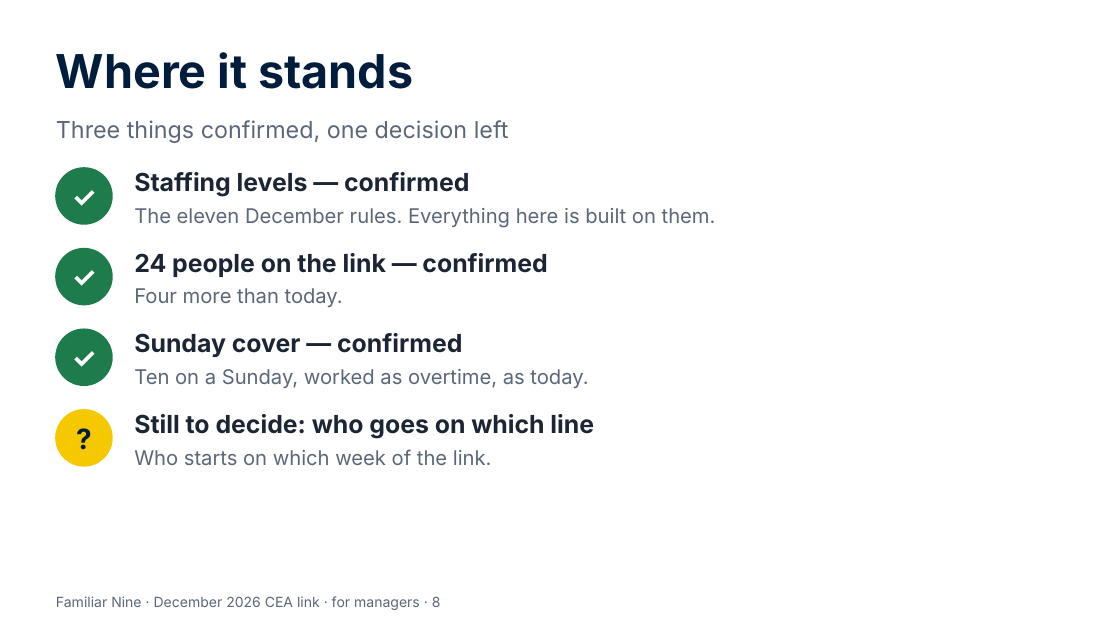
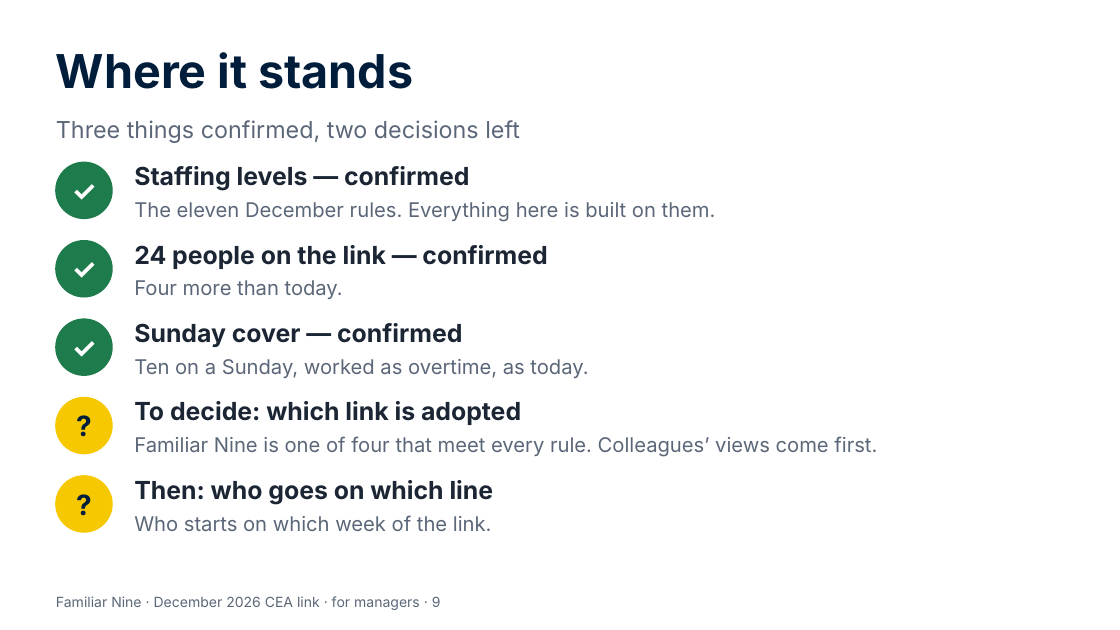
Before and after one commit to Garethdavidmiller/roster-app, a slide deck: slide 9 of docs/proposals/presentations/Familiar-Nine-for-managers.pptx (slide 8 before the commit). Drawn at 1120x630 pixels with LibreOffice and Linux fonts; fonts in the diff are those of the drawing. Boxes give left, top, right and bottom in pixels: in the first picture for what was removed or moved away, otherwise in the second. Text is boxed around its words. In the diff, an @@ line names an element or a change of style, - is before the commit and + after.

```diff
--- a/docs/proposals/presentations/Familiar-Nine-for-managers.pptx
+++ b/docs/proposals/presentations/Familiar-Nine-for-managers.pptx
@@ text at (x1=56, y1=120, x2=520, y2=143): text changed @@
-Three things confirmed, one decision left
+Three things confirmed, two decisions left
@@ 3 texts, 1 ellipse moved together from (x1=56, y1=168, x2=716, y2=228) to (x1=56, y1=162, x2=716, y2=222) @@
@@ 7 texts, 3 ellipses moved together from (x1=56, y1=249, x2=588, y2=466) to (x1=56, y1=241, x2=588, y2=454) @@
@@ text at (x1=134, y1=401, x2=521, y2=425): text changed @@
-Still to decide: who goes on which line
+To decide: which link is adopted
@@ text added at (x1=134, y1=436, x2=877, y2=457), 13 pt, text #5B6778 @@
+Familiar Nine is one of four that meet every rule. Colleagues’ views come first.
@@ ellipse added at (x1=56, y1=476, x2=112, y2=532), fill #F5C800, outline #F5C800 1 pt @@
@@ text added at (x1=56, y1=476, x2=112, y2=532), 18 pt, text #001E3C, bold @@
+?
@@ text "Who starts on which week ..." moved from (x1=134, y1=449, x2=492, y2=465) to (x1=134, y1=515, x2=492, y2=531) @@
@@ text added at (x1=134, y1=480, x2=494, y2=504), 16 pt, text #1B2533, bold @@
+Then: who goes on which line
@@ text at (x1=56, y1=596, x2=441, y2=610): text changed @@
-Familiar Nine · December 2026 CEA link · for managers · 8
+Familiar Nine · December 2026 CEA link · for managers · 9
```
Also in this commit, not shown: 4 other slides changed, 2 slides added, 1 slide removed, 5 other files.
